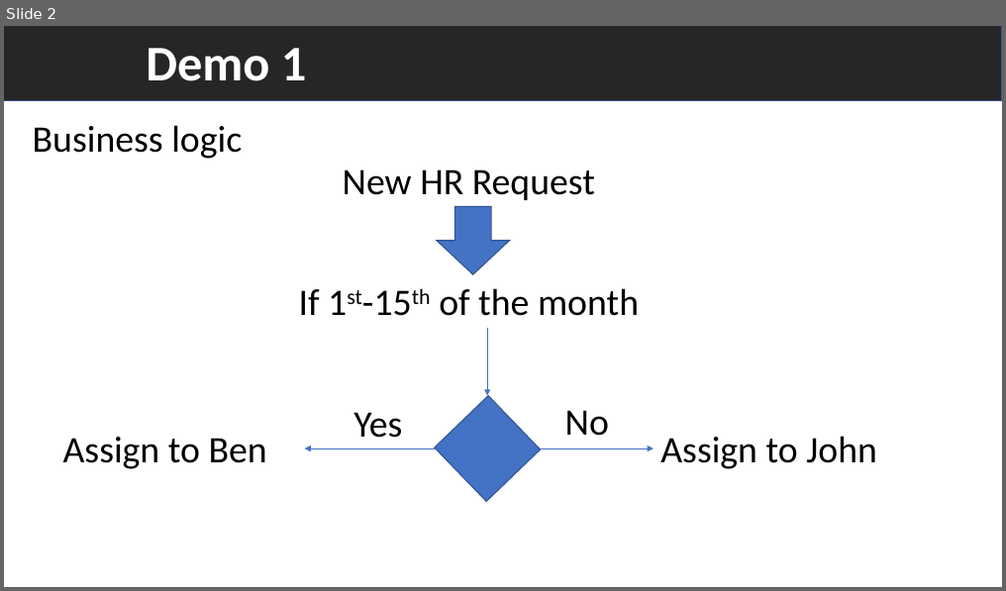
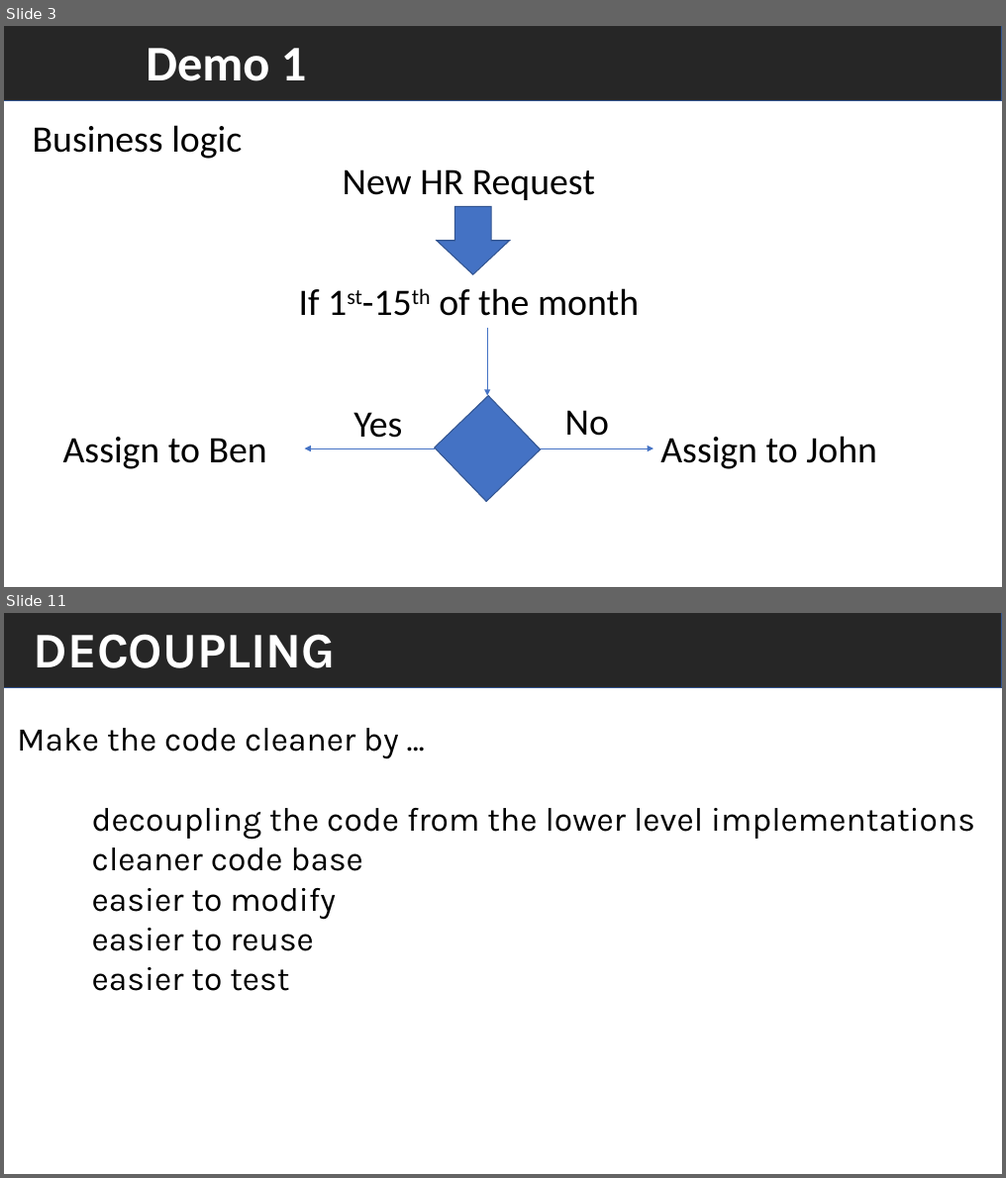
Before and after one commit to VelinGeorgiev/Introduction-Dependency-Injection-ASP.NET-Core, a slide deck: Dependency_Injection.pptx. Shown one above the other, each under a label of ours: slide 2 before the commit, slides 3 and 11 after it; the slides between them are not shown. The pictures are 1006x591 and 1006x1178 pixels, drawn with LibreOffice and Linux fonts; fonts in the diff are those of the drawing. Boxes give left, top, right and bottom in pixels: in the first picture for what was removed or moved away, otherwise in the second. Text is boxed around its words. In the diff, an @@ line names an element or a change of style, - is before the commit and + after.

```diff
--- a/Dependency_Injection.pptx
+++ b/Dependency_Injection.pptx
@@ slide 11 added at bbox=[4, 613, 1002, 1174], background #FFFFFF @@
@@ rectangle added at bbox=[4, 613, 1002, 688], fill #262626, outline #325491 1 pt @@
@@ text added at bbox=[34, 634, 336, 668], 48 pt, text #FFFFFF, bold @@
+DECOUPLING
@@ text added at bbox=[17, 728, 975, 991], 32 pt, text #000000 @@
+Make the code cleaner by …
+decoupling the code from the lower level implementations
+cleaner code base
+easier to modify
+easier to reuse
+easier to test
@@ what was slide 2 is now slide 3 @@
```
Also in this commit, not shown: 3 slides changed, 11 other slides added.
